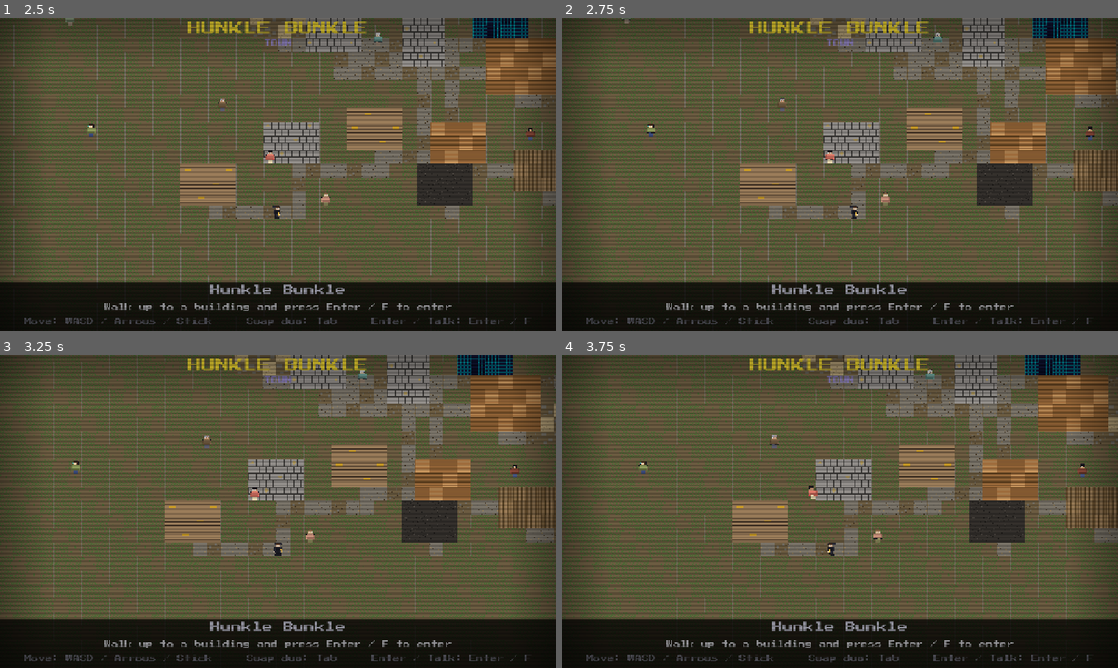
Above: before the commit, frames 1-4 (two rows, left to right).
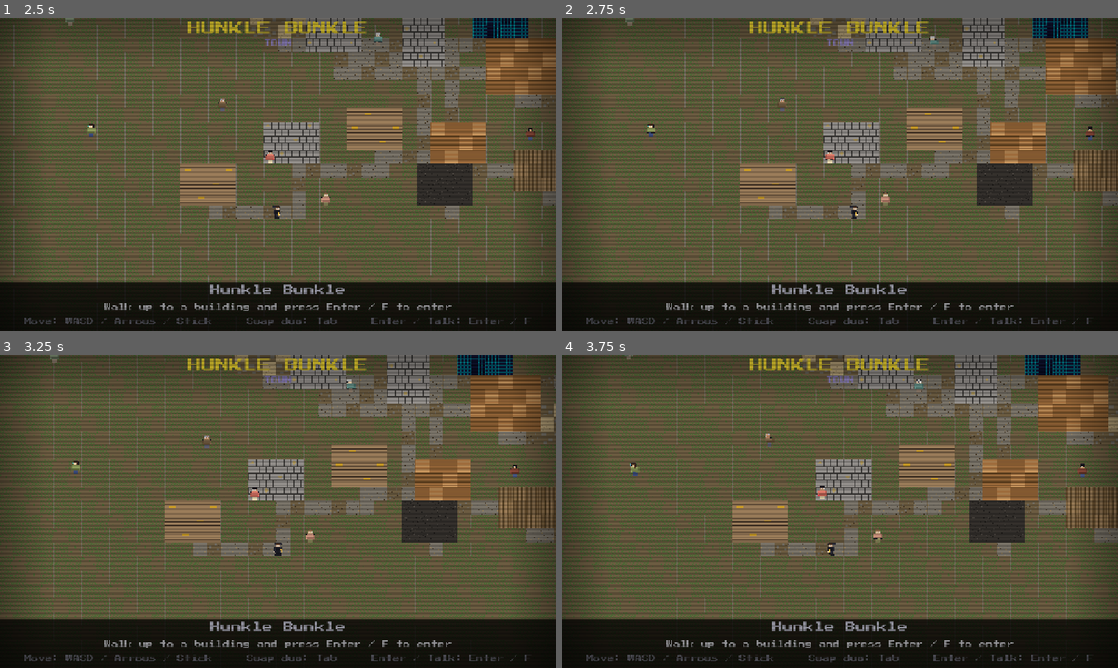
Above: after the commit, the same moments.

Repository: dougreichard/rpg_game
Game: Godot game, scene res://scenes/ui/TitleScreen.tscn
Same seed, same stepped clock (60 frames per second), same inputs: the game is played once before the commit and once after it.
Inputs (mouse positions are in pixels of both pictures, inside the frame that each line leads up to):
- Up to frame 1 (2.5 s): tap Enter (ui_accept) at 0.5, 2 s; move the mouse to (400, 158) at 0.52 s; hold D (move_right) 0.53-1.25 s; hold Enter (ui_accept) 0.53-1.25 s; click (400, 158) at 0.67 s; drag from (166, 190) to (250, 237) at 1.27 s; move the mouse to (333, 105) at 2.02 s; hold D (move_right) from 2.03 s (still down); hold Enter (ui_accept) from 2.03 s (still down); tap B (bies_mode) at 2.1 s
- Up to frame 2 (2.75 s): keep holding D (move_right); keep holding Enter (ui_accept)
- Up to frame 3 (3.25 s): release D (move_right) at 2.75 s; release Enter (ui_accept) at 2.75 s; drag from (250, 574) to (111, 464) at 2.77 s
- Up to frame 4 (3.75 s): tap Enter (ui_accept) at 3.5 s; move the mouse to (1006, 558) at 3.52 s; hold A (move_left) from 3.53 s (still down); hold Enter (ui_accept) from 3.53 s (still down); tap G (special) at 3.6 s

Frame 1 is identical in both runs. In frame 2, less than 0.1% of the frame differs, in the area x 10-69%, y 0-9%; in frame 3, 0.1%; in frame 4, 0.3%, in the area x 11-67%, y 0-46%.

Commit message:
Town NPC ambient speech bubbles
Adds word-wrapping to SpeechBubbleScript (MAX_TEXT_WIDTH=160) and wires
all 12 quest-giver NPCs with periodic ambient bubbles: pre-quest text hints
at their want-item location; post-quest text reflects closure. Bubble timer
is owned by town_npc.gd so each NPC is self-contained.

Co-Authored-By: Claude Sonnet 4.6 <noreply@anthropic.com>

Diff:
--- a/scripts/overworld/overworld_map.gd
+++ b/scripts/overworld/overworld_map.gd
@@ -26,6 +26,24 @@
 # definitions live in scripts/systems/quest_data.gd (QuestData) so the Quest
 # Log overlay can read them too.
 const TOWN_ID: String = QuestData.TOWN_ID
+
+# Ambient speech-bubble text for each town NPC. "pre" fires until their quest
+# is complete; "post" fires after. Text is kept short so it wraps inside the
+# 160px-wide speech bubble (see scripts/systems/speech_bubble.gd).
+const NPC_BUBBLE_TEXT: Dictionary = {
+	"gus":     {"pre": "Haven't touched a pipe organ since Doug...",     "post": "That old spoon's home now."},
+	"moira":   {"pre": "I keep thinking about that key...",              "post": "Found it at last. Small mercies."},
+	"reggie":  {"pre": "One of these days I'll finish that cabinet.",    "post": "Cabinet's almost running again!"},
+	"fanny":   {"pre": "I do miss that little bottle...",                "post": "Keeping it close. Won't lose it again."},
+	"penny":   {"pre": "I keep dropping things in that church...",       "post": "Made it right, I think. Mostly."},
+	"otis":    {"pre": "Lost something down at the docks...",            "post": "Still doesn't point north. Still mine."},
+	"wendell": {"pre": "...Still missing that ticket stub.",             "post": "Collection's whole again. More or less."},
+	"clara":   {"pre": "That cable's knotted around something by now.",  "post": "Radio's picking up something, at least."},
+	"ambrose": {"pre": "I do love a good map, even a wrong one.",        "post": "Map makes no sense. Perfect specimen."},
+	"dottie":  {"pre": "There's a rabbit's foot out there with my name on it.", "post": "Shelf is complete. Well. Enough."},
+	"tobias":  {"pre": "...Is anyone out there?",                        "post": "Fresh air! Should've found my way out sooner."},
+	"agnes":   {"pre": "Just me and the organ up here...",               "post": "That organ could use some company."},
+}
 
 const PlayerScript: Script = preload("res://scripts/overworld/overworld_player.gd")
 const NpcScript: Script = preload("res://scripts/overworld/town_npc.gd")
@@ -376,6 +394,9 @@
 			npc_frames = PlaceholderArt.make_player_frames(data["color"], "")
 		npc.setup(npc_frames, home, data["name"], data["quest_id"], data["color"])
 		npc.sprite.scale = Vector2(npc_scale, npc_scale)
+		var bubble_txt: Dictionary = NPC_BUBBLE_TEXT.get(data["quest_id"], {})
+		if not bubble_txt.is_empty():
+			npc.setup_bubble(bubble_txt["pre"], bubble_txt["post"])
 		_npcs.append(npc)
 
 func _build_ui() -> void:
--- a/scripts/overworld/town_npc.gd
+++ b/scripts/overworld/town_npc.gd
@@ -10,6 +10,13 @@
 const PAUSE_MAX: float = 3.0
 const ARRIVE_DISTANCE: float = 4.0
 
+const SpeechBubbleScript: Script = preload("res://scripts/systems/speech_bubble.gd")
+const TOWN_ID: String = "town"
+const BUBBLE_INTERVAL_MIN: float = 8.0
+const BUBBLE_INTERVAL_MAX: float = 16.0
+const BUBBLE_DURATION: float = 3.5
+const BUBBLE_OFFSET := Vector2(0.0, -52.0)
+
 var sprite: AnimatedSprite2D
 var npc_name: String = ""
 var quest_id: String = ""
@@ -18,6 +25,10 @@
 var _target: Vector2
 var _pause_timer: float = 0.0
 var _rng := RandomNumberGenerator.new()
+var _bubble        = null  # SpeechBubbleScript instance — null until setup_bubble() called
+var _bubble_pre:  String = ""
+var _bubble_post: String = ""
+var _bubble_timer: float = 0.0
 
 
 # `name`/`quest` identify this townsfolk for overworld_map.gd's dialog/quest
@@ -39,6 +50,14 @@
 	_pick_new_target()
 
 
+func setup_bubble(pre: String, post: String) -> void:
+	_bubble_pre  = pre
+	_bubble_post = post
+	_bubble = SpeechBubbleScript.new()
+	_bubble.position = BUBBLE_OFFSET
+	add_child(_bubble)
+	_bubble_timer = _rng.randf_range(BUBBLE_INTERVAL_MIN, BUBBLE_INTERVAL_MAX)
+
 func _pick_new_target() -> void:
 	var angle: float = _rng.randf_range(0.0, TAU)
 	var dist: float = _rng.randf_range(0.0, WANDER_RADIUS)
@@ -46,6 +65,15 @@
 
 
 func _process(delta: float) -> void:
+	if _bubble != null and not GameManager.is_paused():
+		_bubble_timer -= delta
+		if _bubble_timer <= 0.0:
+			_bubble_timer = _rng.randf_range(BUBBLE_INTERVAL_MIN, BUBBLE_INTERVAL_MAX)
+			var state: String = GameManager.get_level_flag(TOWN_ID, "quest_" + quest_id, "not_started")
+			var txt: String = _bubble_post if state == "complete" else _bubble_pre
+			if txt != "":
+				_bubble.show_text(txt, BUBBLE_DURATION)
+
 	if _pause_timer > 0.0:
 		_pause_timer -= delta
 		return
--- a/scripts/systems/speech_bubble.gd
+++ b/scripts/systems/speech_bubble.gd
@@ -1,8 +1,9 @@
 extends Node2D
 
 # Reusable speech bubble for short NPC exclamations. Draws a filled rectangle
-# with a downward-pointing tail above the node's local origin. Fades out over
-# the last FADE_TIME seconds of its duration, then hides itself automatically.
+# with a downward-pointing tail above the node's local origin. Text is
+# word-wrapped at MAX_TEXT_WIDTH so the bubble never becomes a wide strip.
+# Fades out over the last FADE_TIME seconds, then hides itself automatically.
 #
 # No class_name — use preload() + untyped var (see [[feedback-godot-technical]]):
 #   const SpeechBubbleScript: Script = preload("res://scripts/systems/speech_bubble.gd")
@@ -11,14 +12,16 @@
 #   npc_node.add_child(_bubble)
 #   _bubble.show_text("Hands out of your pockets!", 3.0)
 
-const PAD        := Vector2(10.0, 5.0)  # inner horizontal / vertical padding
-const TAIL_H     : float = 8.0           # downward tail height
-const TAIL_W     : float = 10.0          # tail base width
-const FADE_TIME  : float = 0.4           # fade-out window before auto-hide
-const FONT_SIZE  : int   = 13
-const BG_COLOR    := Color(0.96, 0.94, 0.88, 0.95)
+const PAD           := Vector2(10.0, 5.0)  # inner horizontal / vertical padding
+const TAIL_H        : float = 8.0           # downward tail height
+const TAIL_W        : float = 10.0          # tail base width
+const FADE_TIME     : float = 0.4           # fade-out window before auto-hide
+const FONT_SIZE     : int   = 13
+const LINE_HEIGHT   : float = 18.0          # px between line baselines
+const MAX_TEXT_WIDTH: float = 160.0         # caps the inner text area width
+const BG_COLOR     := Color(0.96, 0.94, 0.88, 0.95)
 const BORDER_COLOR := Color(0.25, 0.20, 0.15, 1.0)
-const TEXT_COLOR  := Color(0.08, 0.05, 0.05, 1.0)
+const TEXT_COLOR   := Color(0.08, 0.05, 0.05, 1.0)
 
 var _font    : Font   = null
 var _text    : String = ""
@@ -45,12 +48,37 @@
 		visible = false
 	queue_redraw()
 
+# Word-wraps `text` to fit within `max_width` px. Honours embedded "\n".
+func _wrap_text(text: String, max_width: float) -> PackedStringArray:
+	var out := PackedStringArray()
+	for raw_line: String in text.split("\n"):
+		var current: String = ""
+		for word: String in raw_line.split(" "):
+			var candidate: String = word if current == "" else current + " " + word
+			if current != "" and _font.get_string_size(
+					candidate, HORIZONTAL_ALIGNMENT_LEFT, -1, FONT_SIZE).x > max_width:
+				out.append(current)
+				current = word
+			else:
+				current = candidate
+		out.append(current)
+	if out.is_empty():
+		out.append("")
+	return out
+
 func _draw() -> void:
 	if _text == "":
 		return
-	var sz: Vector2 = _font.get_string_size(_text, HORIZONTAL_ALIGNMENT_LEFT, -1, FONT_SIZE)
-	var bw: float = sz.x + PAD.x * 2.0
-	var bh: float = sz.y + PAD.y * 2.0
+
+	var lines: PackedStringArray = _wrap_text(_text, MAX_TEXT_WIDTH)
+
+	# Bubble width = widest line (capped by MAX_TEXT_WIDTH) + horizontal padding.
+	var max_line_w: float = 0.0
+	for line: String in lines:
+		max_line_w = maxf(max_line_w,
+			_font.get_string_size(line, HORIZONTAL_ALIGNMENT_LEFT, -1, FONT_SIZE).x)
+	var bw: float = maxf(max_line_w + PAD.x * 2.0, TAIL_W + PAD.x * 2.0)
+	var bh: float = lines.size() * LINE_HEIGHT + PAD.y * 2.0
 
 	# Fade alpha ramps down over FADE_TIME before the bubble hides.
 	var alpha: float = clampf((_duration - _elapsed) / FADE_TIME, 0.0, 1.0) if _duration > 0.0 else 1.0
@@ -79,6 +107,10 @@
 		Vector2(-bw    * 0.5, -bh - TAIL_H),
 	]), border, 1.5, false)
 
-	# Text: baseline positioned just above the bubble bottom edge with padding.
-	draw_string(_font, Vector2(-bw * 0.5 + PAD.x, -TAIL_H - PAD.y),
-		_text, HORIZONTAL_ALIGNMENT_LEFT, bw - PAD.x * 2.0, FONT_SIZE, text_c)
+	# Lines: baseline_y for line i = -bh - TAIL_H + PAD.y + (i+1)*LINE_HEIGHT.
+	# Algebraically, the last line always lands at -PAD.y - TAIL_H regardless
+	# of line count, keeping the text a consistent distance from the bubble bottom.
+	for i: int in lines.size():
+		var baseline_y: float = -bh - TAIL_H + PAD.y + (i + 1) * LINE_HEIGHT
+		draw_string(_font, Vector2(-bw * 0.5 + PAD.x, baseline_y),
+			lines[i], HORIZONTAL_ALIGNMENT_LEFT, bw - PAD.x * 2.0, FONT_SIZE, text_c)
